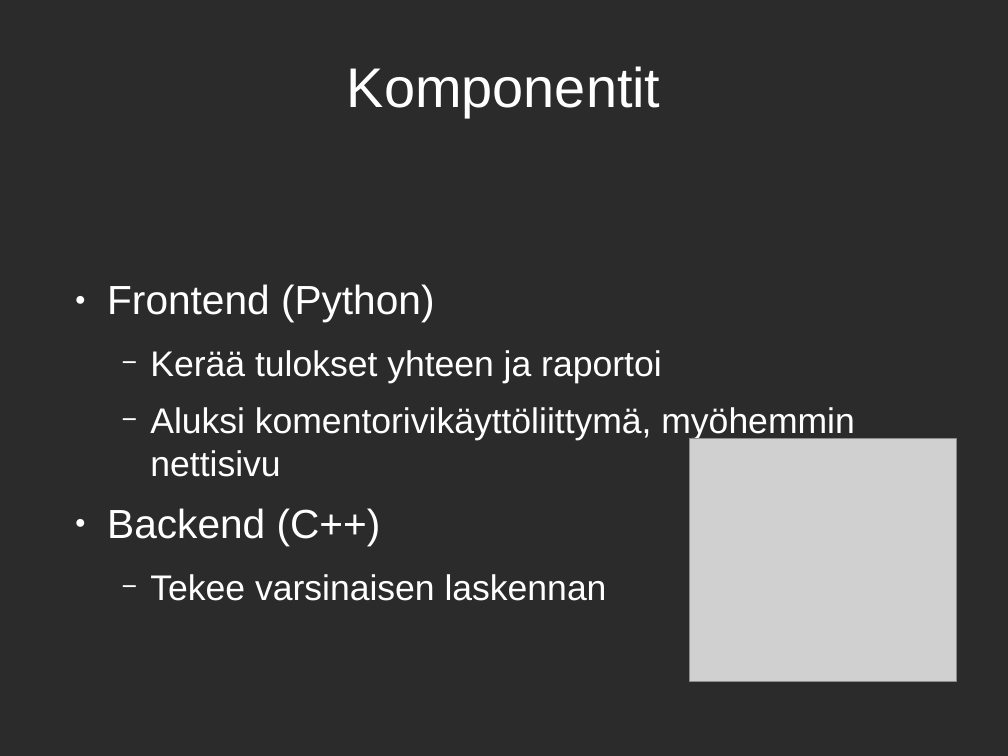
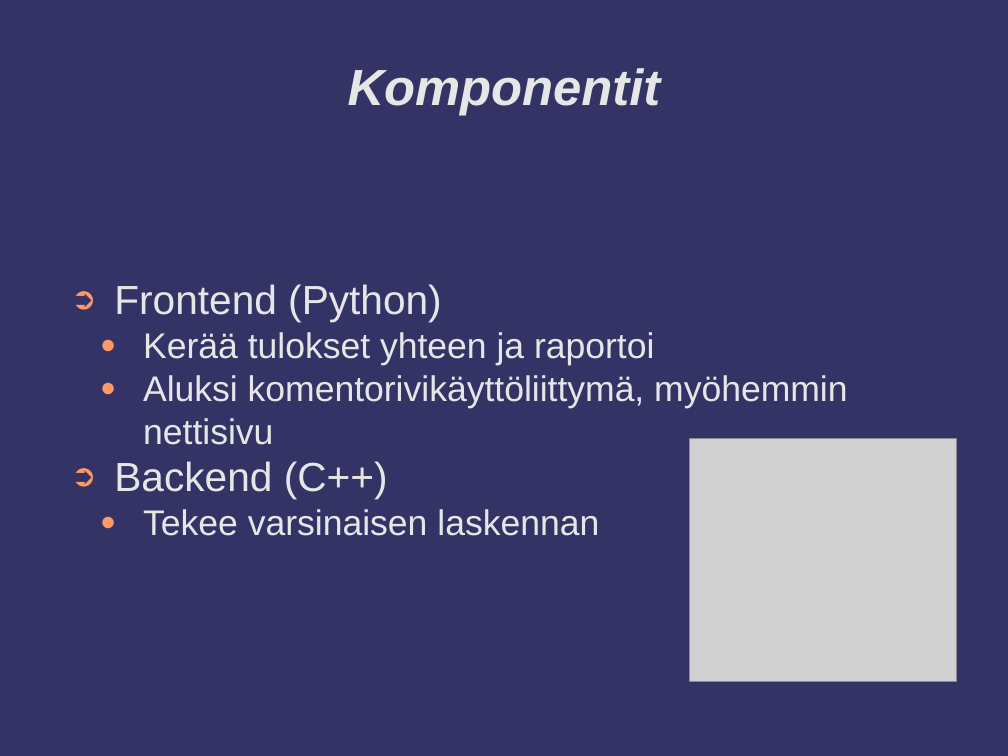
Before and after one commit to Jontte/DMCR, a slide deck: slide 3 of doc/Esittely.odp. Drawn at 1008x756 pixels with LibreOffice and Linux fonts; fonts in the diff are those of the drawing; grey boxes stand for pictures; background and template pictures are left out; a plain dark background stands for a picture behind light text. Boxes give left, top, right and bottom in pixels: in the first picture for what was removed or moved away, otherwise in the second. Text is boxed around its words. In the diff, an @@ line names an element or a change of style, - is before the commit and + after.

```diff
--- a/doc/Esittely.odp
+++ b/doc/Esittely.odp
@@ background picture (left out) to #333366 @@
@@ title "Komponentit" at (x1=348, y1=68, x2=661, y2=116): size 44 to 40 pt, text colour #FFFFFF to #E6E6E6, bold on, italic on @@
@@ text "Frontend (Python)" at (x1=114, y1=284, x2=847, y2=536): text colour #FFFFFF to #E6E6E6; bullet ● to ➲; less space between paragraphs; bullet colour #FFFFFF to #FF9966; bullet − to ● @@
```
Also in this commit, not shown: 8 other slides changed.
